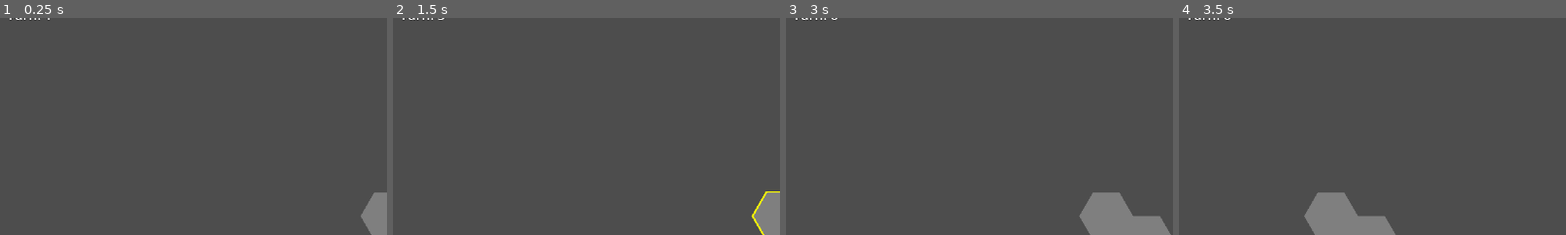
Above: before the commit, frames 1-4 (left to right).
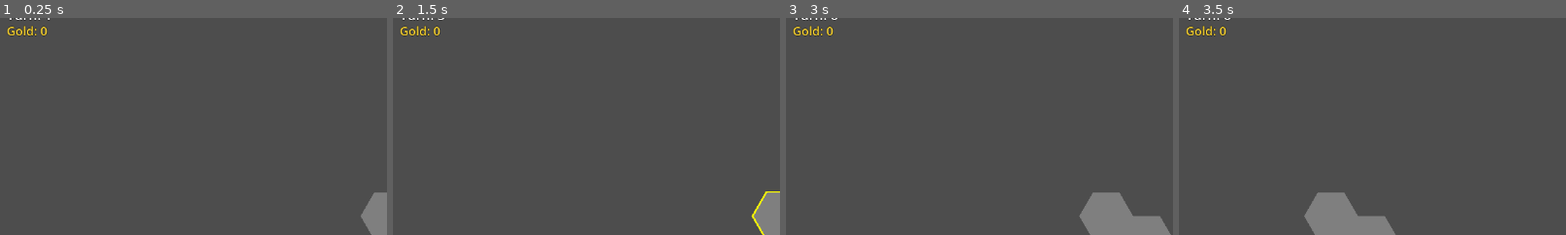
Above: after the commit, the same moments.

Repository: RonenDotan/civ-test
Game: Godot game, scene res://Main.tscn
The game is run twice, just before and just after one commit, with the same random seed, the same clock (stepped at 60 frames per second) and the same inputs.
Inputs (mouse positions are % of the whole screen's width and height, from its top left):
- Up to frame 1 (0.25 s): no input
- Up to frame 2 (1.5 s): click "End Turn" at 0.5 s; tap Enter at 1.25 s; drag from (50, 50) to (50, 82) at 1.27 s
- Up to frame 3 (3 s): tap Space at 2 s; drag from (50, 61) to (50, 93) at 2.02 s; tap Enter at 2.75 s; move the mouse to (50, 71) at 2.77 s; hold Right (ui_right) from 2.78 s (still down); tap F at 2.85 s; click (50, 71) at 2.92 s
- Up to frame 4 (3.5 s): keep holding Right (ui_right)
The pictures show only the part of the screen within x 0-50%, y 4-54%; the shares and areas given below are measured in that part.

The runs differ from the first frame. In frame 1, 0.2% of the frame differs, in the area x 1-13%, y 3-9%; in frame 2, 0.2%; in frame 3, 0.2%; in frame 4, 0.2%.

Commit message:
Update file permissions and enhance GameUI with gold display and city founding functionality. Added gold tracking in TurnManager and updated UI to reflect gold changes. Adjusted input handling for city founding with the F key.

Diff:
--- a/GameUI.gd
+++ b/GameUI.gd
@@ -3,6 +3,7 @@
 
 # UI Elements
 var turn_label: Label
+var gold_label: Label
 var unit_info_panel: Panel
 var unit_info_label: Label
 var end_turn_button: Button
@@ -29,6 +30,16 @@
 	turn_label.add_theme_color_override("font_outline_color", Color.BLACK)
 	turn_label.add_theme_constant_override("outline_size", 2)
 	add_child(turn_label)
+
+	# Gold display (next to turn)
+	gold_label = Label.new()
+	gold_label.text = "Gold: 0"
+	gold_label.position = Vector2(10, 35)
+	gold_label.add_theme_font_size_override("font_size", 18)
+	gold_label.add_theme_color_override("font_color", Color(1.0, 0.85, 0.2))
+	gold_label.add_theme_color_override("font_outline_color", Color.BLACK)
+	gold_label.add_theme_constant_override("outline_size", 2)
+	add_child(gold_label)
 
 	# End turn button (top-right)
 	end_turn_button = Button.new()
@@ -151,6 +162,7 @@
 	# Connect signals
 	if turn_manager:
 		turn_manager.turn_started.connect(_on_turn_started)
+		turn_manager.gold_updated.connect(_on_gold_updated)
 
 	if unit_manager:
 		unit_manager.unit_selected.connect(_on_unit_selected)
@@ -162,10 +174,17 @@
 	"""Update UI when turn starts"""
 	turn_label.text = "Turn: " + str(turn_number)
 
+func _on_gold_updated(gold: int):
+	"""Update gold display"""
+	gold_label.text = "Gold: " + str(gold)
+
 func _on_unit_selected(unit: Unit):
 	"""Show unit info when selected"""
 	unit_info_panel.visible = true
-	unit_info_label.text = unit.get_info_text()
+	var info_text = unit.get_info_text()
+	if unit.can_found_city():
+		info_text += "\n\n[Press F to Found City]"
+	unit_info_label.text = info_text
 
 	# Show found city button only for settlers
 	found_city_button.visible = unit.can_found_city()
--- a/Main.gd
+++ b/Main.gd
@@ -89,11 +89,15 @@
 			game_ui.hide_unit_info()
 			game_ui.hide_city_info()
 
-	# Quick end turn with spacebar
 	if event is InputEventKey:
+		# Quick end turn with spacebar
 		if event.keycode == KEY_SPACE and event.pressed and not event.echo:
 			if turn_manager.can_end_turn():
 				turn_manager.end_turn()
+		# Found city with F key (when settler is selected)
+		if event.keycode == KEY_F and event.pressed and not event.echo:
+			if unit_manager.selected_unit and unit_manager.selected_unit.can_found_city():
+				unit_manager.selected_unit.found_city()
 
 func _on_settler_found_city(unit: Unit, grid_pos: Vector2i):
 	"""Handle settler attempting to found a city"""
--- a/TurnManager.gd
+++ b/TurnManager.gd
@@ -6,9 +6,11 @@
 signal turn_ended(turn_number: int)
 signal player_turn_started
 signal ai_turn_started
+signal gold_updated(gold: int)
 
 # Turn state
 var current_turn: int = 1
+var player_gold: int = 0
 var is_player_turn: bool = true
 var units_with_moves_left: int = 0
 
@@ -32,11 +34,13 @@
 	"""Start a new turn"""
 	print("=== Turn ", current_turn, " Started ===")
 
-	# Process city production
+	# Process city production (food, production, gold per turn)
 	if city_manager:
 		var gold_earned = city_manager.start_turn()
+		player_gold += gold_earned
+		gold_updated.emit(player_gold)
 		if gold_earned > 0:
-			print("Earned ", gold_earned, " gold this turn")
+			print("Earned ", gold_earned, " gold this turn (Total: ", player_gold, ")")
 
 	# Refresh all units
 	if unit_manager:
Not shown, changed: .editorconfig
Not shown, changed: .gitattributes
Not shown, changed: .gitignore
